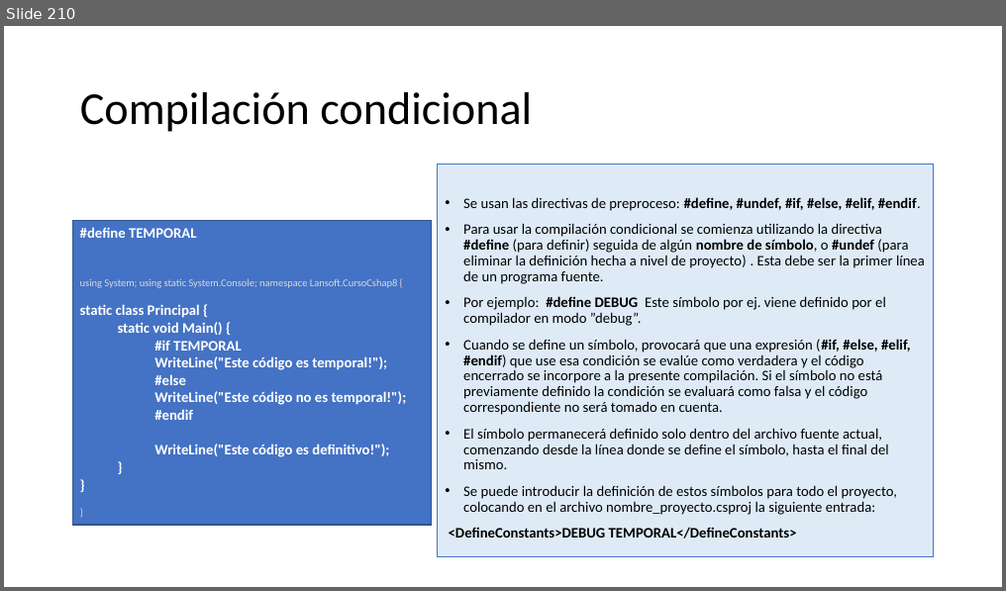
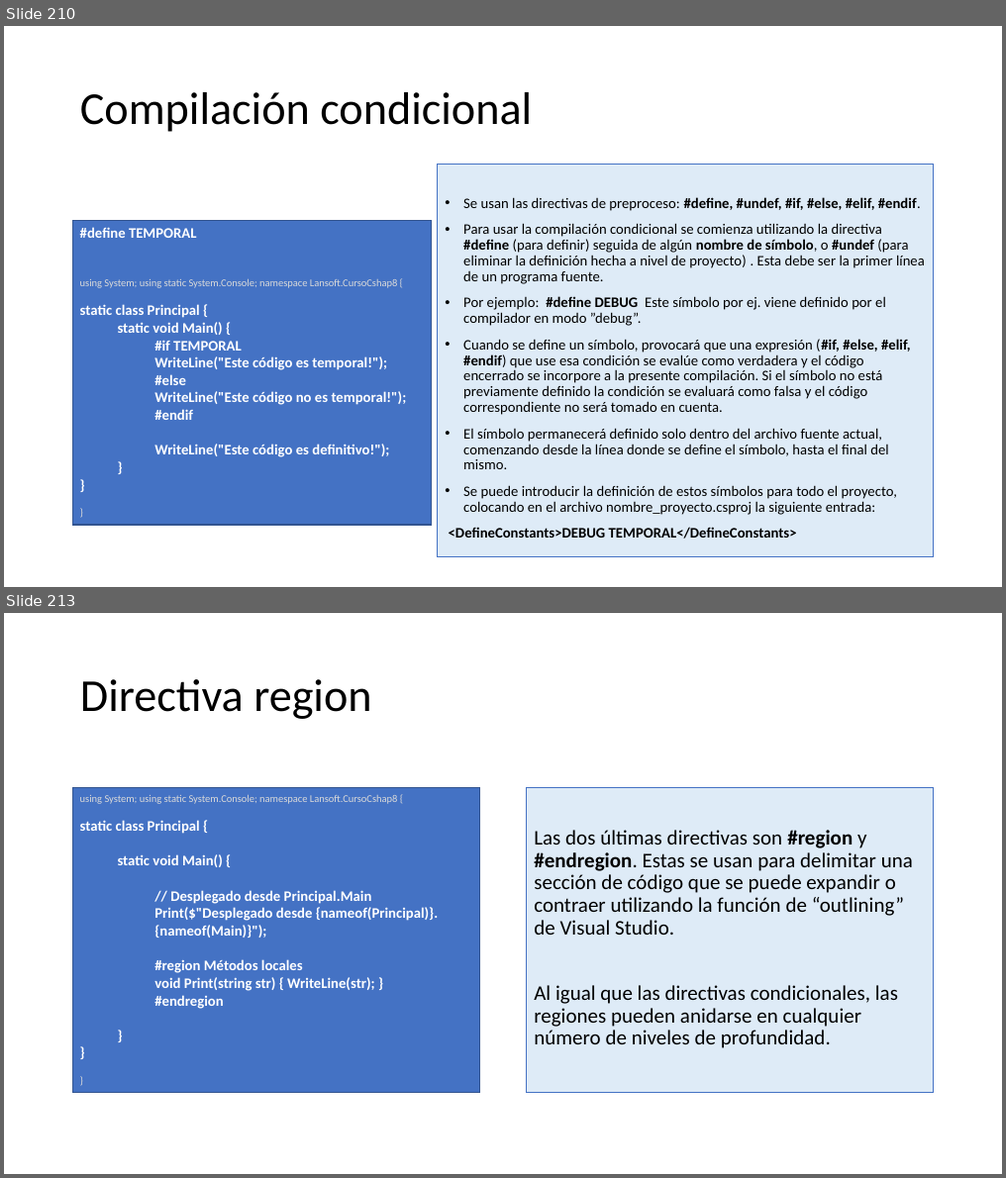
Before and after one commit to AlbertOsinaga/CursoCSharp__8, a slide deck: CSharpQuickReferencia.pptx. Shown one above the other, each under a label of ours: slide 210 before the commit, slides 210 and 213 after it; the slides between them are not shown. The pictures are 1006x591 and 1006x1178 pixels, drawn with LibreOffice and Linux fonts; fonts in the diff are those of the drawing. Boxes give left, top, right and bottom in pixels: in the first picture for what was removed or moved away, otherwise in the second. Text is boxed around its words. In the diff, an @@ line names an element or a change of style, - is before the commit and + after.

```diff
--- a/CSharpQuickReferencia.pptx
+++ b/CSharpQuickReferencia.pptx
@@ slide 213 added at (4,613,1002,1174), background #FFFFFF @@
@@ title added at (80,679,371,719), 44 pt, text #000000 @@
+Directiva region
@@ rectangle added at (73,788,480,1093), fill #4472C4, outline #325491 1 pt, 14 pt, text #FFFFFF, bold @@
+using System; using static System.Console; namespace Lansoft.CursoCshap8 {
+static class Principal {
+  static void Main() {
+    // Desplegado desde Principal.Main
+    Print($"Desplegado desde {nameof(Principal)}.{nameof(Main)}");
+    #region Métodos locales
+    void Print(string str) { WriteLine(str); }
+    #endregion
+  }
+}
+}
@@ text added at (527,788,934,1093), fill #DEEBF7, outline #4472C4 0.75 pt, 20 pt, text #000000 @@
+Las dos últimas directivas son #region y #endregion. Estas se usan para delimitar una sección de código que se puede expandir o contraer utilizando la función de “outlining” de Visual Studio.
+Al igual que las directivas condicionales, las regiones pueden anidarse en cualquier número de niveles de profundidad.
```
Also in this commit, not shown: 12 other slides added.
